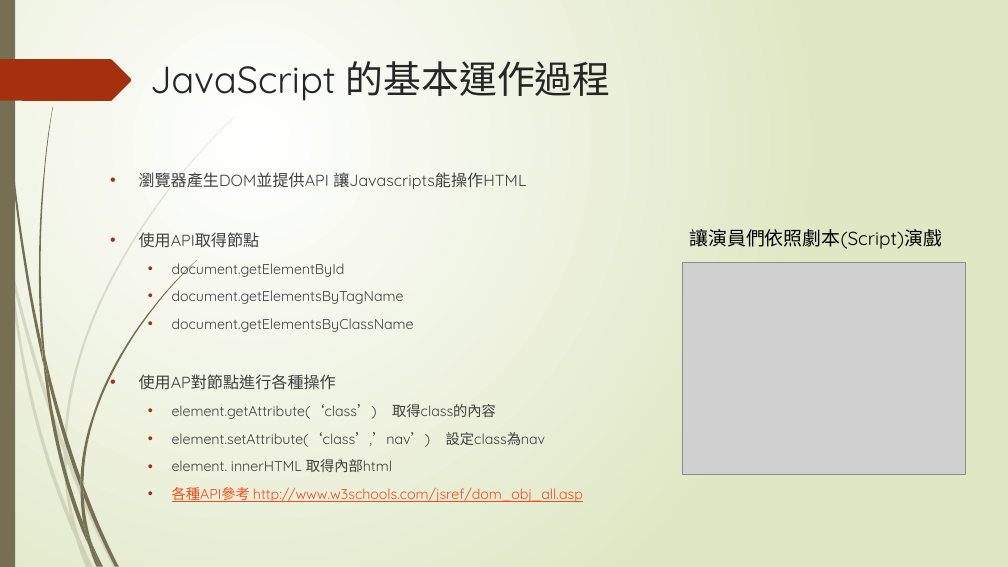
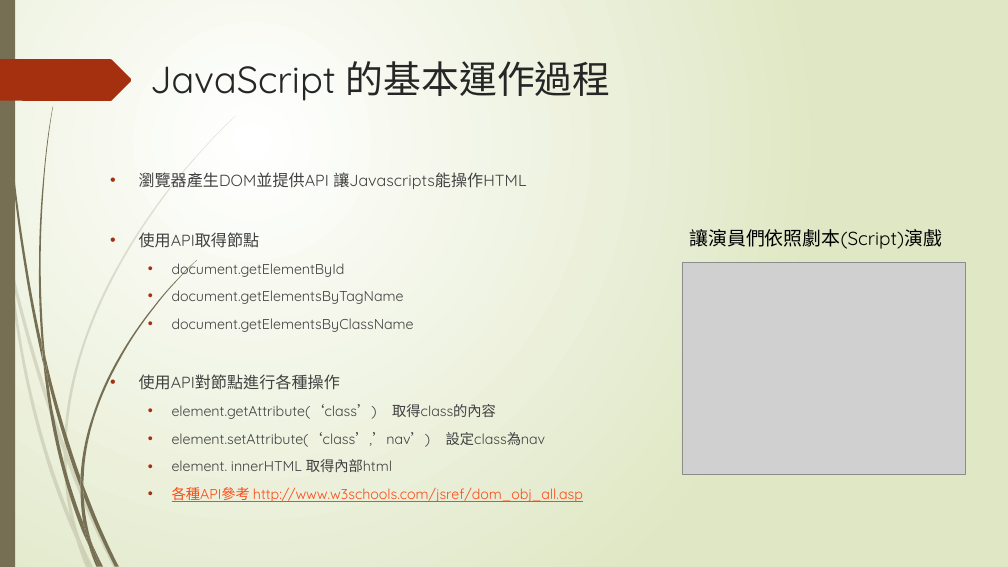
Before and after one commit to LezardYeh/f2e-ccu-speech, a slide deck: slide 35 of f2e.pptx. Drawn at 1008x567 pixels with LibreOffice and Linux fonts; fonts in the diff are those of the drawing; grey boxes stand for pictures. Boxes give left, top, right and bottom in pixels: in the first picture for what was removed or moved away, otherwise in the second. Text is boxed around its words. In the diff, an @@ line names an element or a change of style, - is before the commit and + after.

```diff
--- a/f2e.pptx
+++ b/f2e.pptx
@@ text at [139, 374, 340, 390]: text changed @@
-• 使用AP對節點進行各種操作
+• 使用API對節點進行各種操作
```
Also in this commit, not shown: 2 other slides changed.
